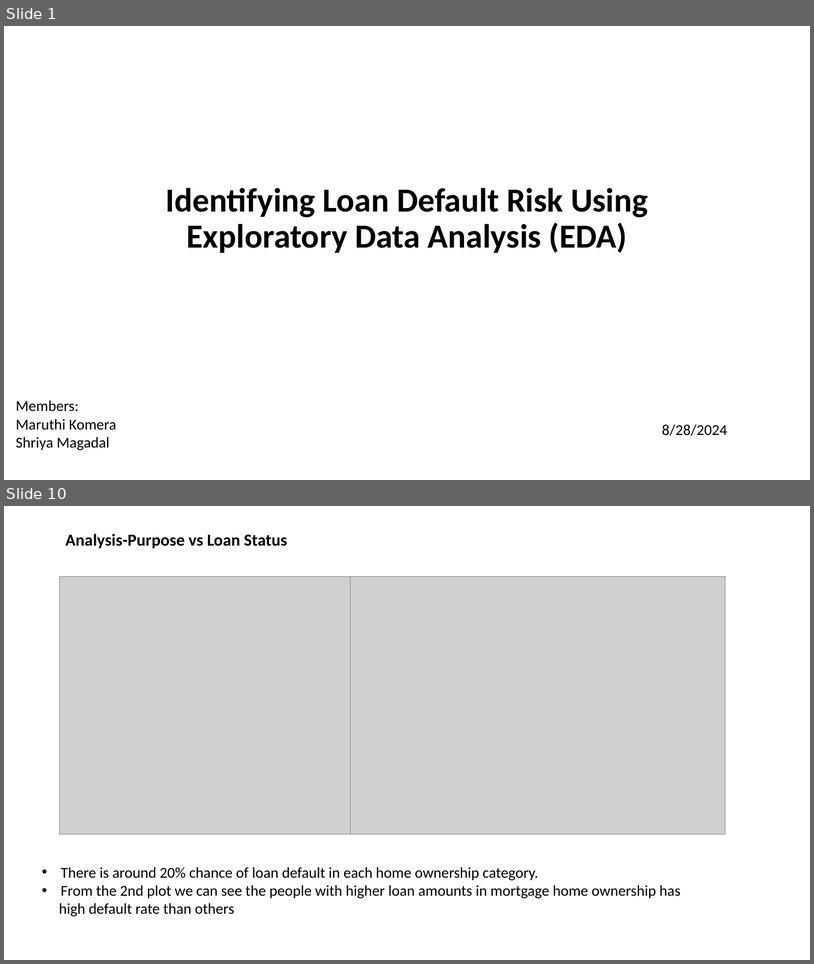
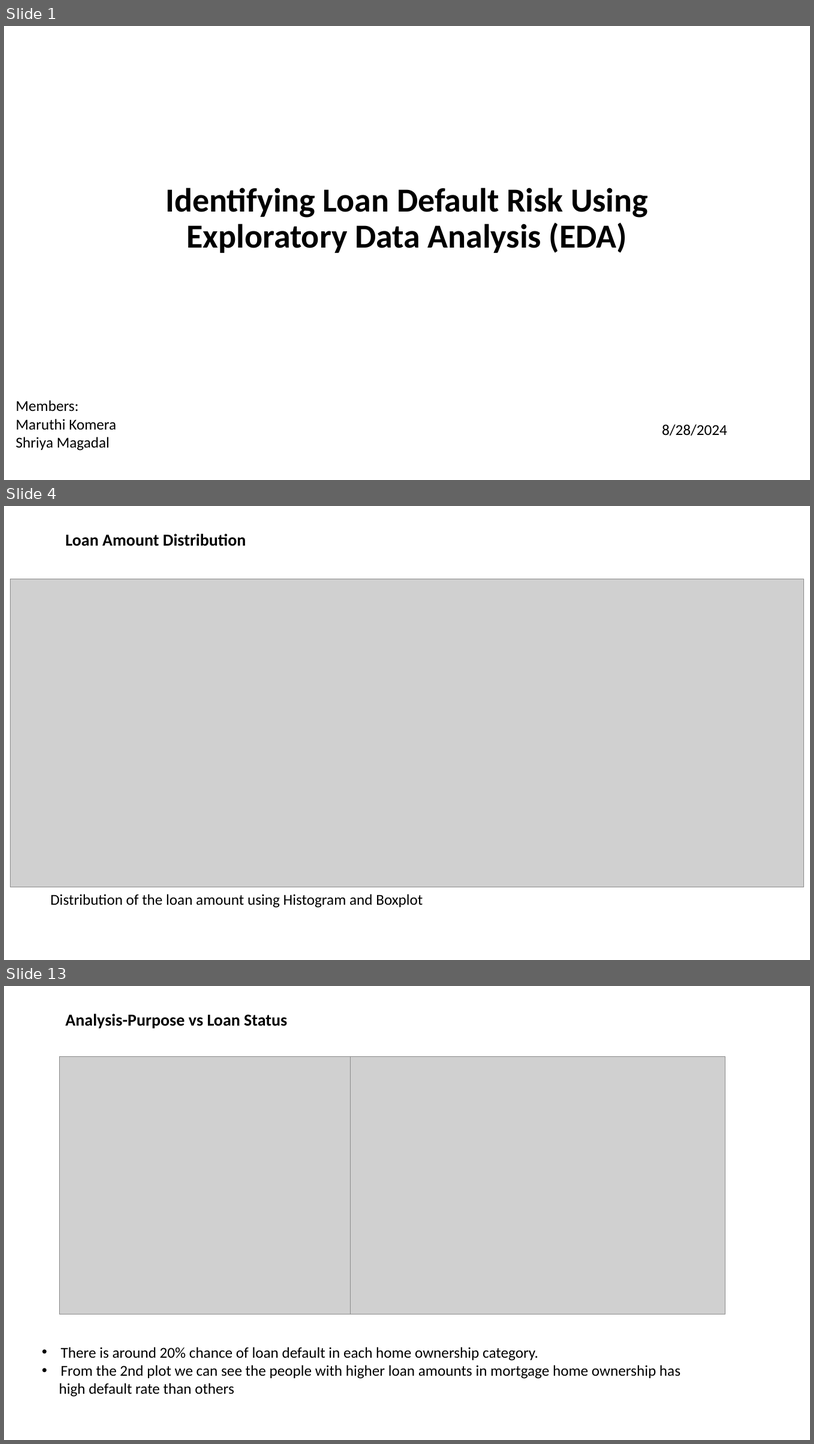
Before and after one commit to mkomera/Lending_ClubCase_Study, a slide deck: Lending_Club_Case_study.pptx. Shown one above the other, each under a label of ours: slides 1 and 10 before the commit, slides 1, 4 and 13 after it; the slides between them are not shown. The pictures are 814x964 and 814x1444 pixels, drawn with LibreOffice and Linux fonts; fonts in the diff are those of the drawing; grey boxes stand for pictures. Boxes give left, top, right and bottom in pixels: in the first picture for what was removed or moved away, otherwise in the second. Text is boxed around its words. In the diff, an @@ line names an element or a change of style, - is before the commit and + after.

```diff
--- a/Lending_Club_Case_study.pptx
+++ b/Lending_Club_Case_study.pptx
@@ slide 4 added at (4, 506, 810, 960), background #FFFFFF @@
@@ title added at (65, 534, 246, 546), 20 pt, text #000000, bold @@
+Loan Amount Distribution
@@ picture added at (10, 579, 804, 886) @@
@@ text added at (50, 894, 423, 907), 18 pt, text #000000 @@
+Distribution of the loan amount using Histogram and Boxplot
@@ what was slide 10 is now slide 13 @@
```
Also in this commit, not shown: 6 slides changed, 4 other slides added, 2 slides removed.
